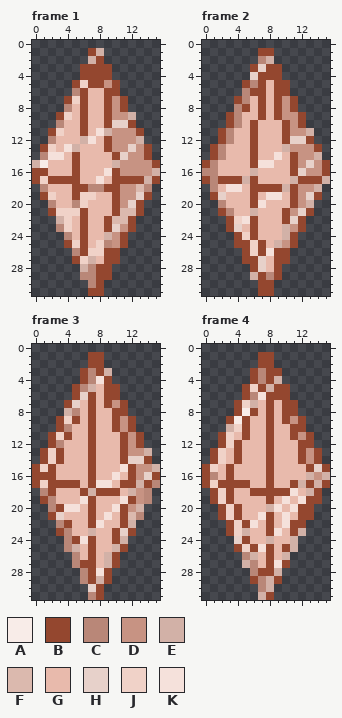
Pixel-art file, stored at Game Arts/Ase Files/LifeStone.ase. That is the earlier state.
48x48 pixels, 15 frames. Colours within 5 levels of each other are drawn and written as one. Shown: frame 1, frame 2, frame 3, frame 4. The old version is drawn lined up with the new one, on the new canvas. The commit also changed other frames, which this record leaves out.
Visible layers, top first: "Layer 1", "Sprite Sheet".
Palette (. is transparent): A #f8ece8  B #94472f  C #b98778  D #c79383  E #d2b1a7  F #dbb9ae  G #e8baac  H #e7d1ca  J #f0d2c8  K #f5e1db
Pixels before, frame 1, first column x 0:
 1 .......BE.......
 2 .......EB.......
 3 ......BBBB......
 4 ......BBBB......
 5 .....BJBBDB.....
 6 .....CBGGBB.....
 7 ....BJBGGBDB....
 8 ....CGBGGBDB....
 9 ...BJGBGGBDDE...
10 ...CGGBGGBHHB...
11 ..BJGGBGKEDDDB..
12 ..CGGGEKGBDDDE..
13 .BJGKEGGGBDDHDB.
14 .CKKGBGGGGBHDDB.
15 EAGGGBGGGGEDDDDB
16 BBGGGBGGGKBDDDDE
17 BJBBBBGGKGBBBBEB
18 .CGGGBBCCBBDDFC.
19 .BJGGBJJGGBDDHB.
20 ..CGGCJGGGBDHB..
21 ..BJJJBGGGBFFB..
22 ...EJGBGGBFFB...
23 ...CJGBGGBHDB...
24 ....CGBGGEDB....
25 ....BJBGJCDB....
26 .....CBJJBB.....
27 .....BJEGBB.....
28 ......ECBB......
29 ......CCBB......
30 .......CB.......
31 .......BB.......
Pixels before, frame 2, first column x 0:
 1 .......BB.......
 2 .......CE.......
 3 ......BHBB......
 4 ......HBBB......
 5 .....BCBGBB.....
 6 .....CBBGBB.....
 7 ....BCGBGBDB....
 8 ....CBGBGBDB....
 9 ...BCGGBGBDDB...
10 ...BCGBGGGBDB...
11 ..BCGGBGGGBDDE..
12 ..BCGGBGGGBHHB..
13 .BCGGGBGGGEDDDB.
14 .BCGGGBGGKGBDDE.
15 BCGGGGBKKGGBDHDB
16 CCGGGGEGGGGBHDDB
17 BCBBBEBGGGGEBBBE
18 .CGKKGBBBBEBDDE.
19 .BHGGGBGKKGBDHB.
20 ..CGGGBKGGGBDE..
21 ..BCGGEGGGBDHB..
22 ...BJKBGGGBHB...
23 ...BHGBGGGEDB...
24 ....BJBGGGEB....
25 ....BBJBGEDB....
26 .....BJBKBB.....
27 .....BBHGBB.....
28 ......BHGB......
29 ......EBCB......
30 .......BB.......
31 .......BB.......
Pixels before, frame 3, first column x 0:
 1 .......BB.......
 2 .......BB.......
 3 ......BCBE......
 4 ......BCKB......
 5 .....BCEGBB.....
 6 .....BHBGBB.....
 7 ....BHGBGBDB....
 8 ....ECGBGGBB....
 9 ...BJBGBGGBDB...
10 ...BCGGBGGBDB...
11 ..BJBGGBGGGBDB..
12 ..BCGGGBGGGBDB..
13 .BJBGGGBGGGBDDE.
14 .BJBGGGBGGGBHHB.
15 BJBGGGGBGGGKBDDE
16 BBBGGGGBGGKGBDHB
17 BJBBBBGBKKGBBEBC
18 .CBGGGBEBBBGEDC.
19 .BCGGGKBGGGKBDC.
20 ..CBKKGBGGKBDE..
21 ..BHGGGBGKGBFC..
22 ...CBGGBKGGBE...
23 ...BCGGEGGBHB...
24 ....CBKBGGBE....
25 ....CEGBGGEB....
26 .....CGBGEB.....
27 .....CBBGEB.....
28 ......CBKB......
29 ......CBEB......
30 .......HB.......
31 .......CB.......
Pixels before, frame 4, first column x 0:
 1 .......BB.......
 2 .......BB.......
 3 ......BCBB......
 4 ......BCBE......
 5 .....BJBEBB.....
 6 .....BCKBBB.....
 7 ....BJEGBGBB....
 8 ....BABGBGBB....
 9 ...BABGGBGBDB...
10 ...EJBGGBGGBB...
11 ..BJGBGGBGGBDB..
12 ..BJBGGGBGGGBB..
13 .BJGBGGGBGGGBDB.
14 .BJGBGGGBGGGBDB.
15 BJGBGGGGBGGGGBHB
16 BCGBGGGGBGGGGEDE
17 BJBBBBGGBGGBEBEB
18 .BJBGGBBBBBKGEB.
19 .BJBGGGGBGKGKBB.
20 ..BJBGGGEKGKBB..
21 ..BJBGGKBGKGBB..
22 ...BJBKGBGKBB...
23 ...BJEGGBKGBE...
24 ....HBGGEGGE....
25 ....BJBKBGBE....
26 .....CEGBGE.....
27 .....ECGBKB.....
28 ......CBBE......
29 ......BCEB......
30 .......CE.......
31 .......EB.......
After the commit:
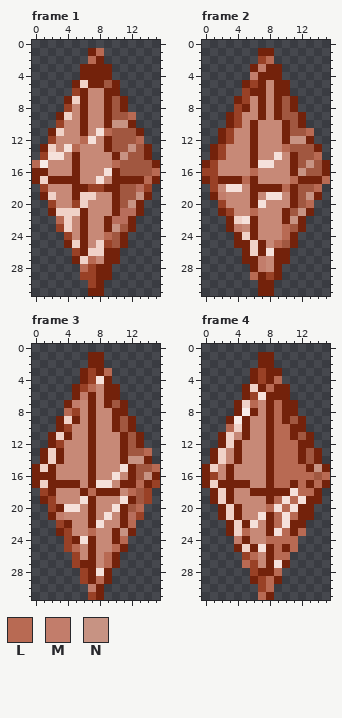
Colours new in this view: L #b86a53  M #c27d6b  N #c79383
The edit:
canvas 48x48 -> 16x32, the old top-left corner now at -16,-7 (the part of the old canvas that was cut away was empty and is not shown)
colour B: #94472f -> #73220b
colour C: #b98778 -> #994126
colour D: #c79383 -> #a15740
colour F: #dbb9ae -> #b86e5c
colour G: #e8baac -> #c78977
Changed rows in their new state; - is a pixel that keeps its letter.
Frame 1:
first column x 7:
 1 -L
 2 L-
first column x 0:
 9 ------------L---
10 ----------NN----
11 ---------L------
12 ------L------L--
13 -----L------N---
14 -----------N----
15 L---------L-----
16 ---------------L
17 --------------L-
19 -------------N--
20 ------------N---
22 ---L------------
23 ----------N-----
24 ---------L------
27 -------L--------
28 ------L---------
Frame 2:
first column x 6:
 2 --L
 3 -M-
 4 M--
first column x 2:
11 -----------L--
12 ---------NN---
13 --------L-----
14 ------------L-
15 -----------N--
16 ----L-----N---
17 ---L-----L---L
18 --------L---L-
19 M----------N--
20 -----------L--
21 ----L-----N---
22 ---------N----
23 --M-----L-----
24 --------L-----
25 -------L------
27 -----M--------
28 -----M--------
29 ----L---------
Frame 3:
first column x 4:
 3 -----L
 5 ---L--
 6 --M---
 7 -M----
 8 L-----
first column x 3:
13 -----------L-
14 ---------NN--
15 ------------L
16 -----------N-
17 ----------L--
18 ----L----L---
20 ----------L--
21 M------------
22 ---------L---
23 ----L---N----
24 --------L----
25 --L----L-----
26 ------L------
27 ------L------
29 -----L-------
30 ----M--------
Frame 4:
first column x 3:
 4 ------L------
 5 -----L-------
 7 ---L--L------
 8 ------L------
 9 ------L------
10 L-----LL-----
11 ------LL-----
12 ------LLL----
13 ------LLL----
14 ------LLL----
15 ------LLLL-N-
16 ------LLLLL-L
17 ------LL-L-L-
18 ---------LL--
19 ------L-L----
20 -----L-L-----
21 ------L-L----
22 ------L------
23 --L----L-L---
24 -M---LLLL----
25 ------L-L----
26 ---L--LL-----
27 --L----------
28 ------L------
29 -----L-------
30 -----L-------
31 ----L--------
Pixel boxes of the changes (left, top, right, bottom) in both pictures:
changed: (32, 48, 160, 296)
changed: (202, 48, 330, 296)
changed: (32, 352, 160, 600)
changed: (202, 352, 330, 600)
